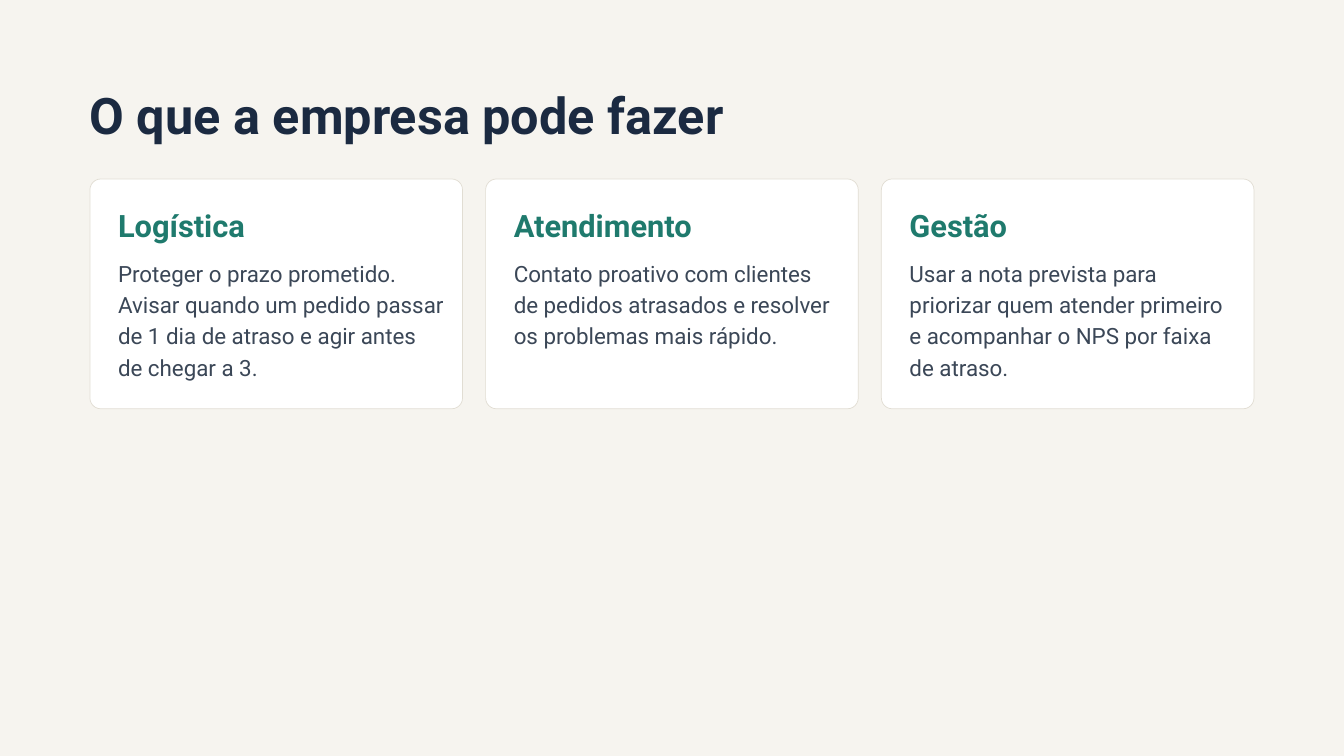
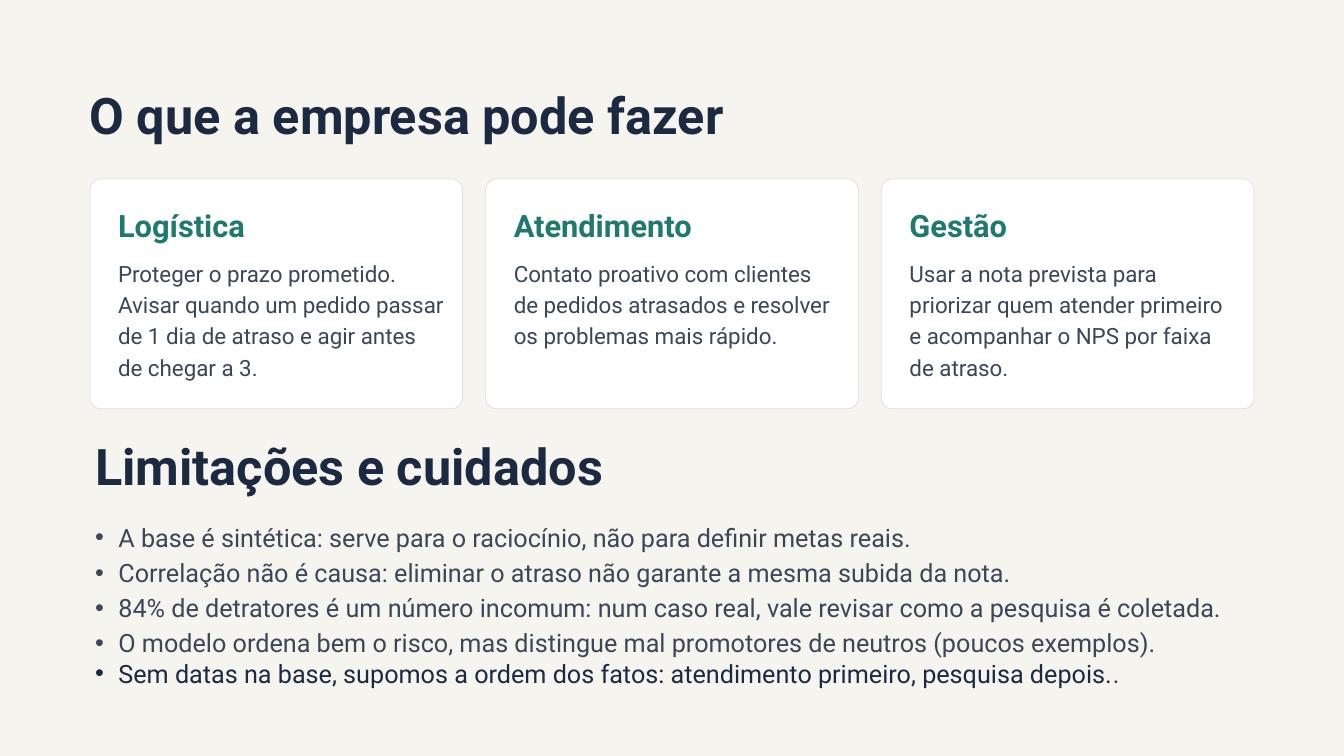
Before and after one commit to ViviNeris/Cases-fiap-IAScientist, a slide deck: slide 6 of fase-1/tech-challenge-nps/reports/NPS o que faz o cliente virar detrator.pptx (slide 9 before the commit). Drawn at 1344x756 pixels with LibreOffice and Linux fonts; fonts in the diff are those of the drawing. Boxes give left, top, right and bottom in pixels: in the first picture for what was removed or moved away, otherwise in the second. Text is boxed around its words. In the diff, an @@ line names an element or a change of style, - is before the commit and + after.

```diff
--- a/fase-1/tech-challenge-nps/reports/NPS o que faz o cliente virar detrator.pptx
+++ b/fase-1/tech-challenge-nps/reports/NPS o que faz o cliente virar detrator.pptx
@@ text added at [95,447,603,496], 36 pt, text #1B2A41, bold @@
+Limitações e cuidados
@@ text added at [118,528,1220,688], 18 pt, text #3B4757 @@
+• A base é sintética: serve para o raciocínio, não para definir metas reais.
+• Correlação não é causa: eliminar o atraso não garante a mesma subida da nota.
+• 84% de detratores é um número incomum: num caso real, vale revisar como a pesquisa é coletada.
+• O modelo ordena bem o risco, mas distingue mal promotores de neutros (poucos exemplos).
+• Sem datas na base, supomos a ordem dos fatos: atendimento primeiro, pesquisa depois..
```
Also in this commit, not shown: 3 other slides changed, 1 slide added, 5 slides removed.
